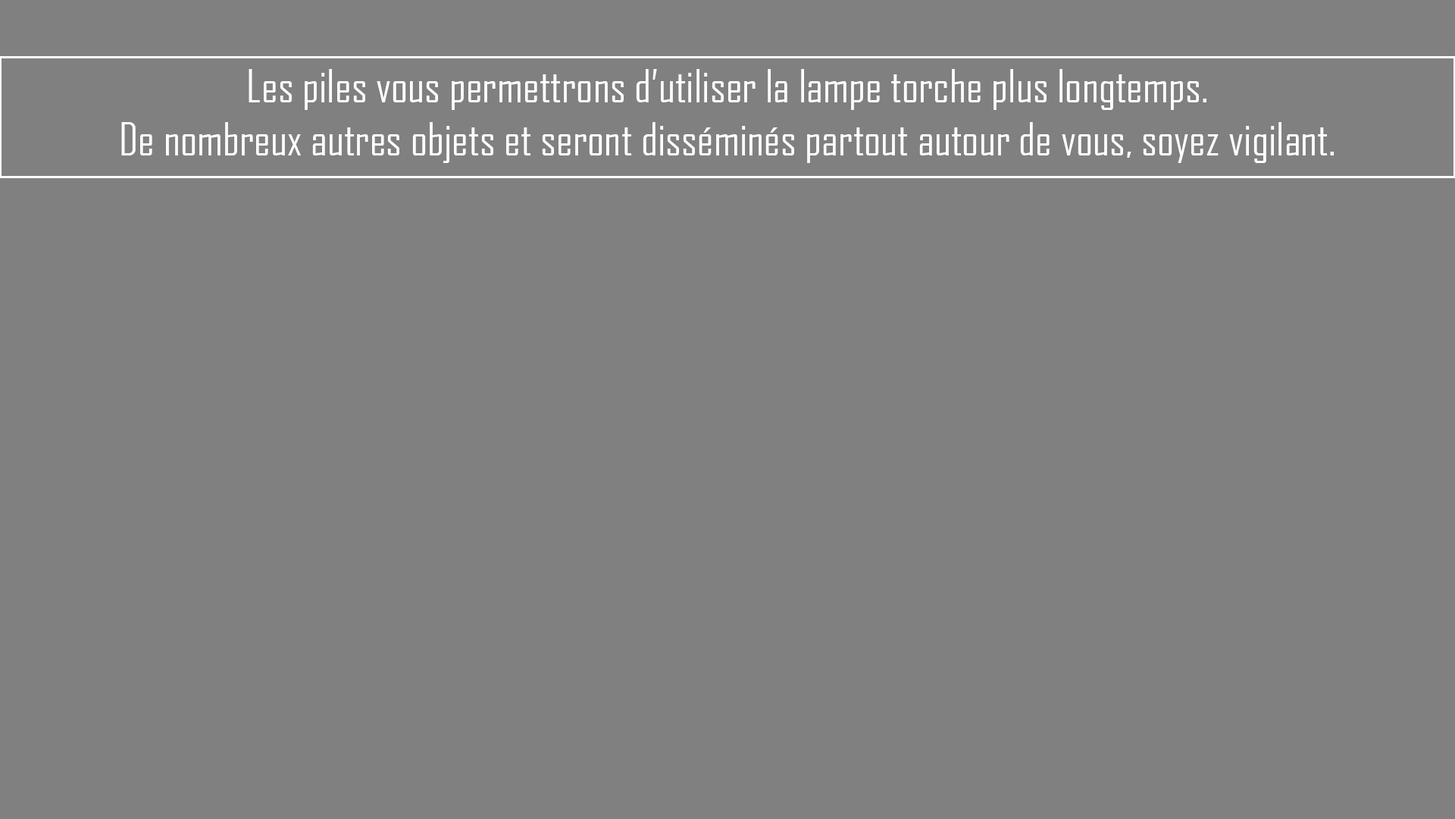
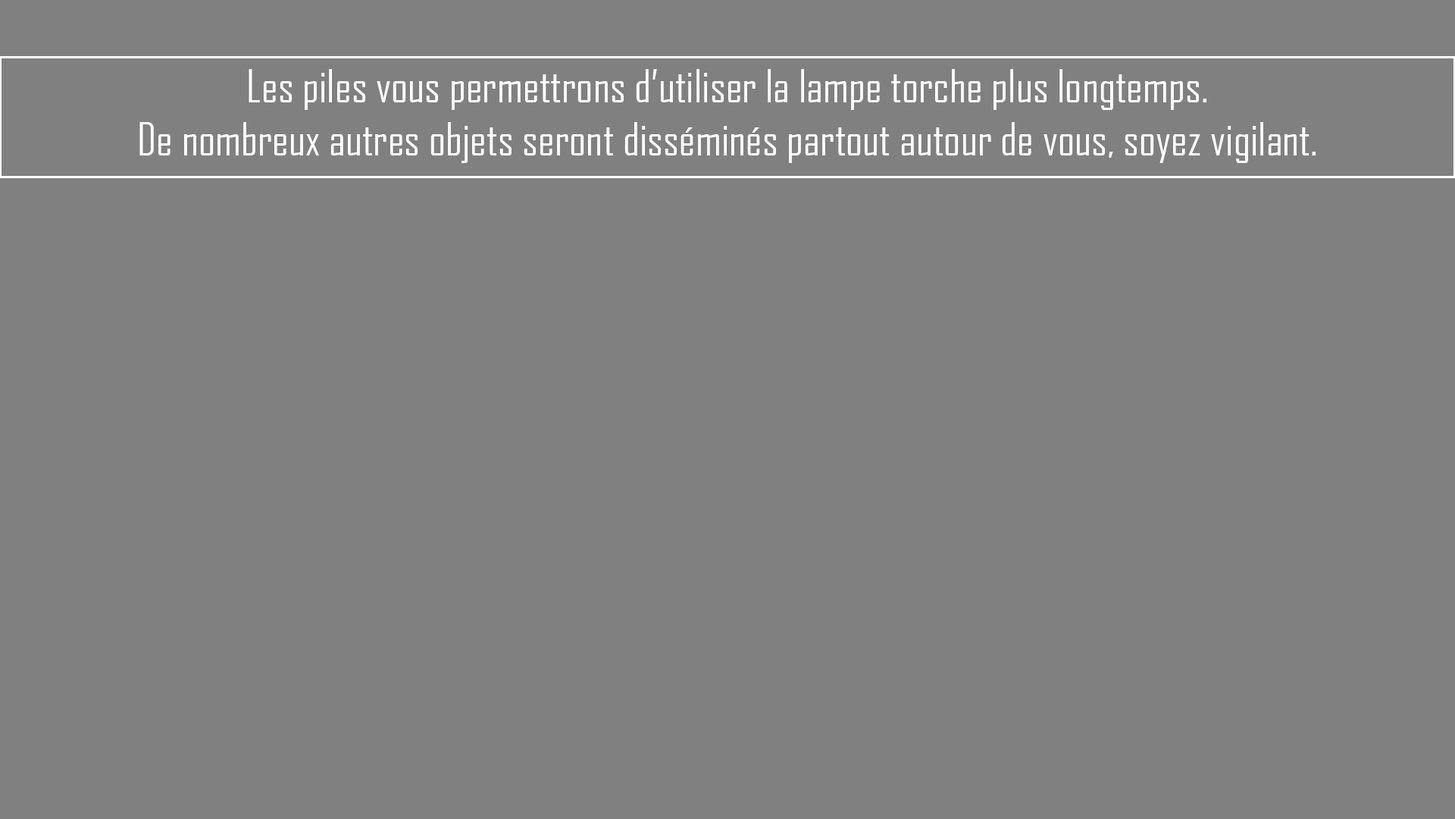
Two versions of the same layered image (1455 x 819). Layer-by-layer changes:
painted on "Les piles vous permettrons d’utiliser la lampe torche plus long" over 121, 122, 1335, 163
